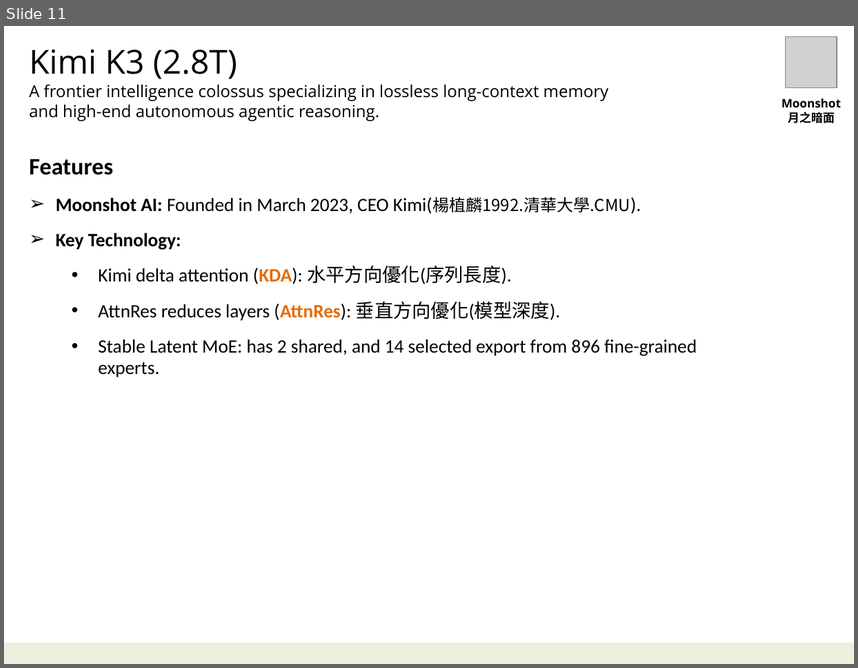
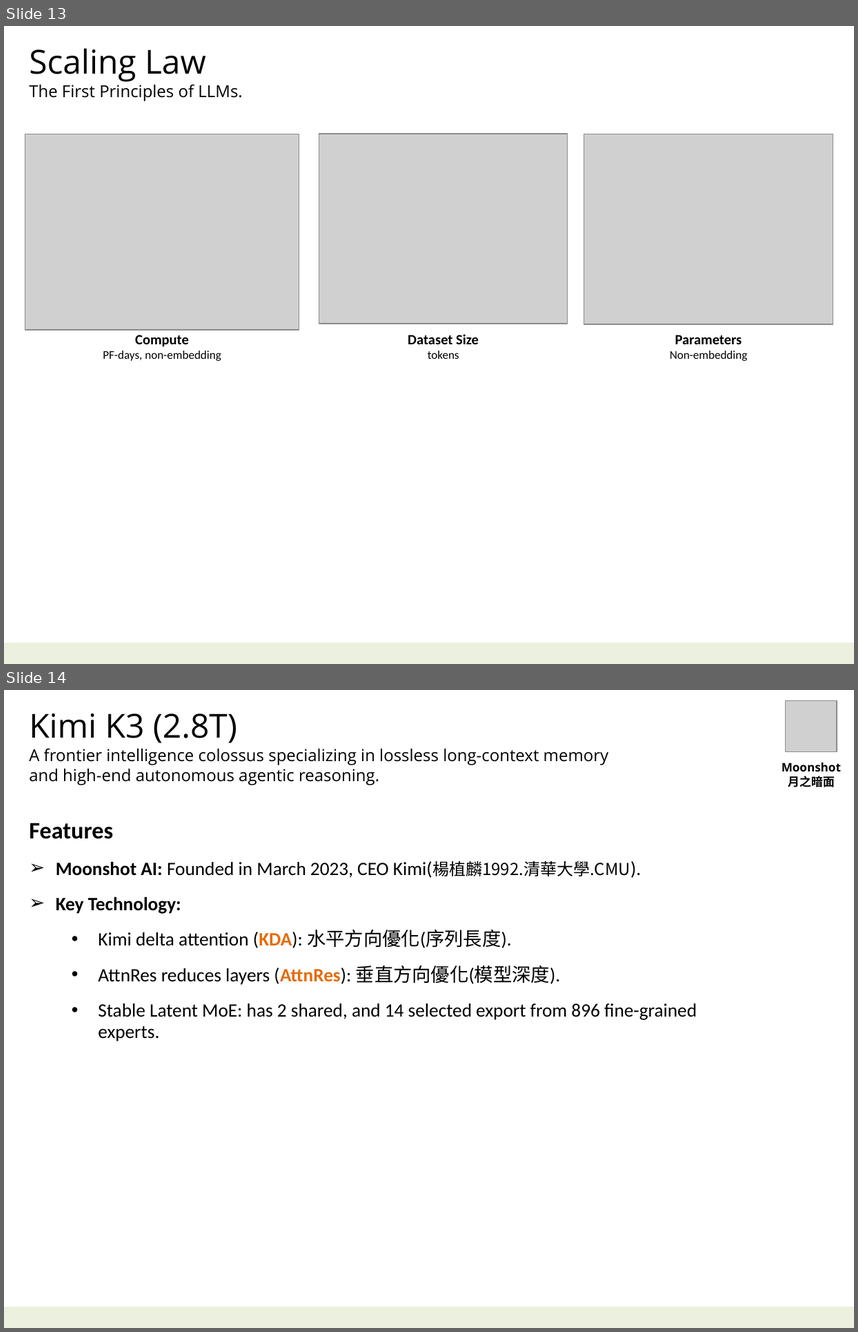
Before and after one commit to navibator/crazy-ai, a slide deck: ai-kimi.pptx. Shown one above the other, each under a label of ours: slide 11 before the commit, slides 13 and 14 after it. The pictures are 858x668 and 858x1332 pixels, drawn with LibreOffice and Linux fonts; fonts in the diff are those of the drawing; grey boxes stand for pictures. Boxes give left, top, right and bottom in pixels: in the first picture for what was removed or moved away, otherwise in the second. Text is boxed around its words. In the diff, an @@ line names an element or a change of style, - is before the commit and + after.

```diff
--- a/ai-kimi.pptx
+++ b/ai-kimi.pptx
@@ slide 13 added at (x1=4, y1=26, x2=854, y2=664), background #FFFFFF; not listed: 1 template element that a slide beside it also shows @@
@@ text added at (x1=29, y1=48, x2=242, y2=101), 14 pt, text #000000 @@
+Scaling Law
+The First Principles of LLMs.
@@ picture added at (x1=25, y1=134, x2=300, y2=330) @@
@@ picture added at (x1=319, y1=134, x2=568, y2=323) @@
@@ picture added at (x1=584, y1=134, x2=833, y2=323) @@
@@ text added at (x1=103, y1=334, x2=221, y2=361), 10 pt, text #000000 @@
+Compute
+PF-days, non-embedding
@@ text added at (x1=408, y1=334, x2=479, y2=359), 12 pt, text #000000, bold @@
+Dataset Size
+tokens
@@ text added at (x1=670, y1=334, x2=748, y2=361), 10 pt, text #000000 @@
+Parameters
+Non-embedding
@@ what was slide 11 is now slide 14 @@
```
Also in this commit, not shown: 3 other slides added, 1 other file.
